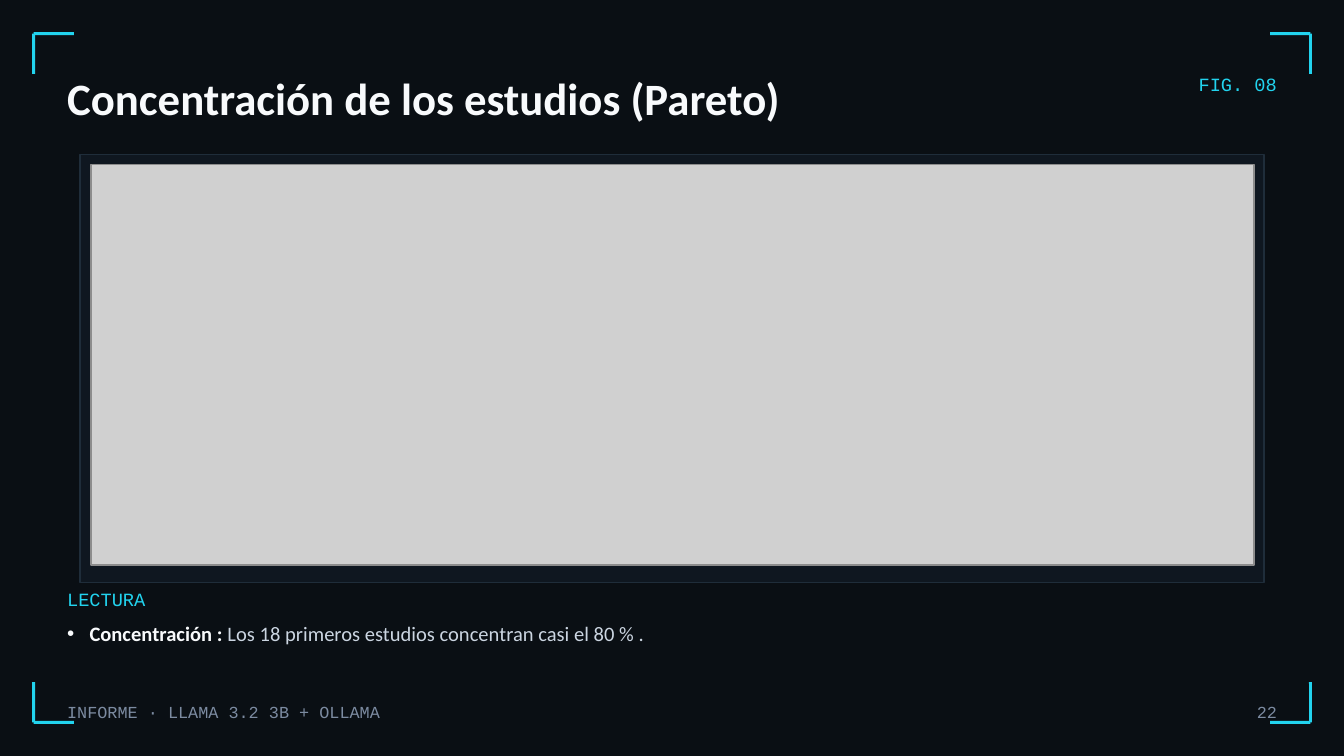
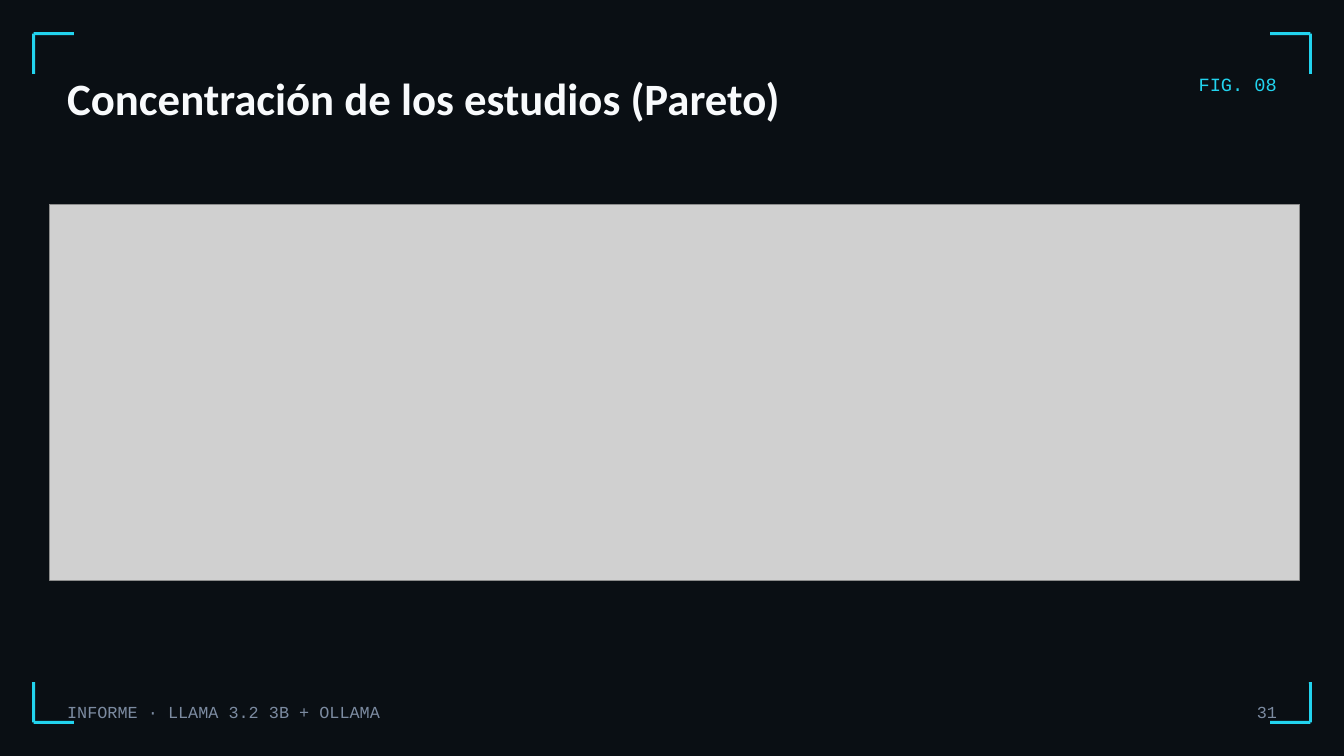
Before and after one commit to osleysorio/itacedemy_repo1_osley, a slide deck: slide 31 of sprint 13/Informe_Llama32_Ollama.pptx (slide 22 before the commit). Drawn at 1344x756 pixels with LibreOffice and Linux fonts; fonts in the diff are those of the drawing; grey boxes stand for pictures. Boxes give left, top, right and bottom in pixels: in the first picture for what was removed or moved away, otherwise in the second. Text is boxed around its words. In the diff, an @@ line names an element or a change of style, - is before the commit and + after.

```diff
--- a/sprint 13/Informe_Llama32_Ollama.pptx
+++ b/sprint 13/Informe_Llama32_Ollama.pptx
@@ rectangle removed at (79, 155, 1263, 582) @@
@@ picture: place and size @@
-picture at (91, 164, 1254, 564)
+picture at (50, 204, 1300, 581)
@@ text removed at (67, 593, 145, 606) @@
-LECTURA
@@ text removed at (90, 626, 615, 645) @@
-• Concentración : Los 18 primeros estudios concentran casi el 80 % .
@@ page number at (1257, 707, 1277, 723): text changed @@
-22
+31
```
Also in this commit, not shown: 18 other slides changed, 25 slides added, 14 slides removed, 1 other file.
